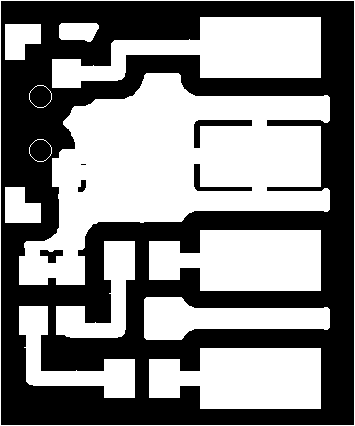
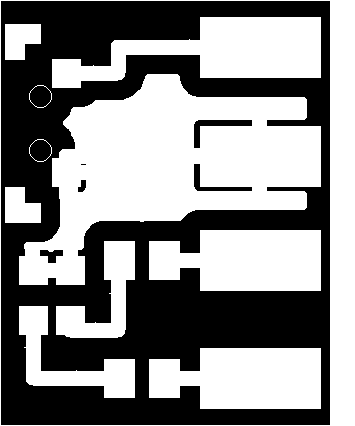
Layer changes from the first 355px x 426px image to the second:
painted on "레이어 1" over bbox(24, 1, 354, 425)
